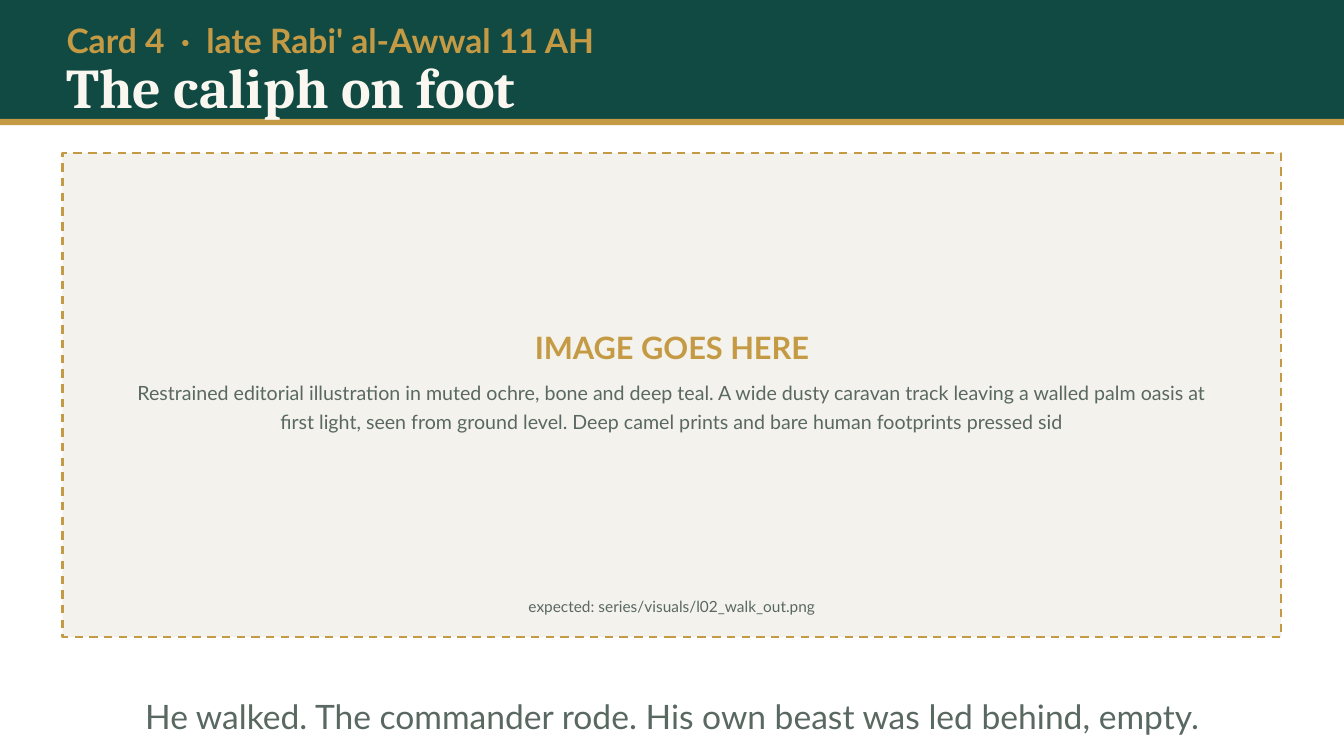
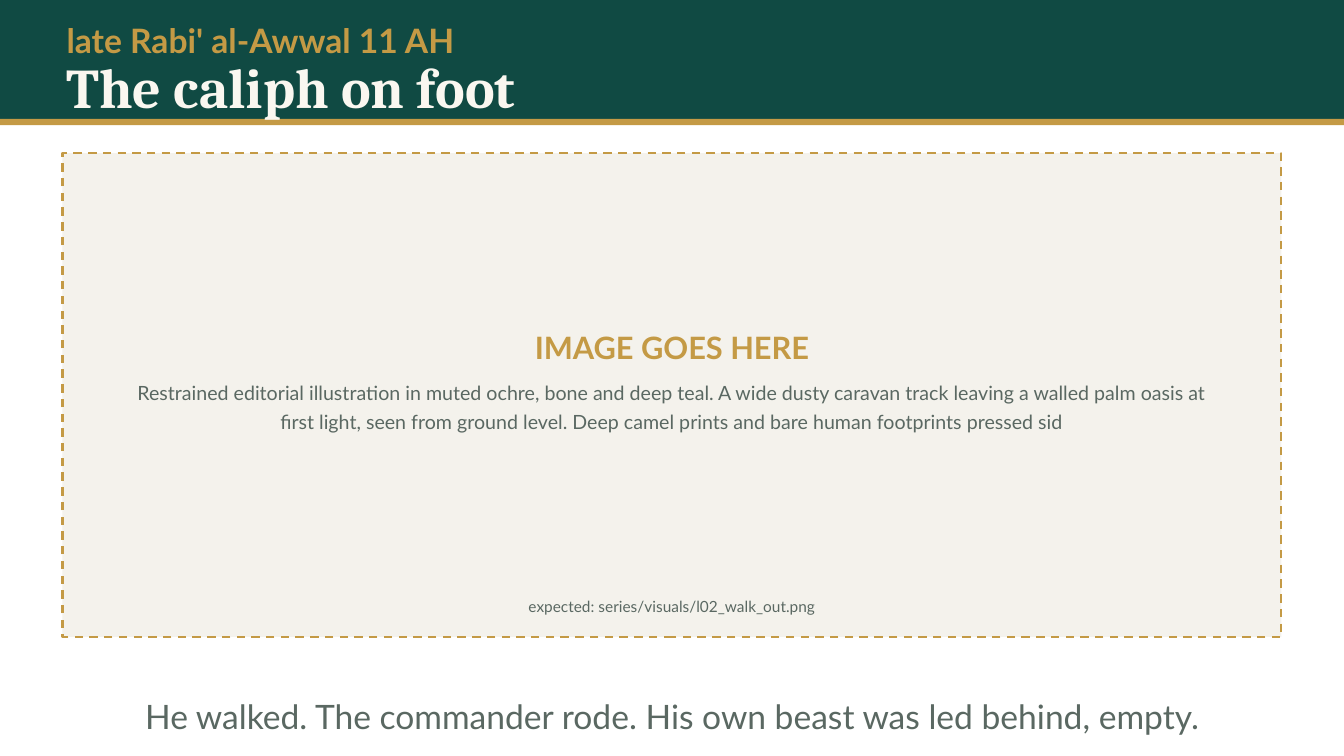
Before and after one commit to daniyalyasin93/2026SeptemberIslamicHistoryClass, a slide deck: slide 12 of L02_baarah_saal/L02.pptx (slide 10 before the commit). Drawn at 1344x756 pixels with LibreOffice and Linux fonts; fonts in the diff are those of the drawing. Boxes give left, top, right and bottom in pixels: in the first picture for what was removed or moved away, otherwise in the second. Text is boxed around its words. In the diff, an @@ line names an element or a change of style, - is before the commit and + after.

```diff
--- a/L02_baarah_saal/L02.pptx
+++ b/L02_baarah_saal/L02.pptx
@@ text at (67,28,454,54): text changed @@
-Card 4 · late Rabi' al-Awwal 11 AH
+late Rabi' al-Awwal 11 AH
```
Also in this commit, not shown: 44 other slides changed, 37 slides added, 17 other files.
